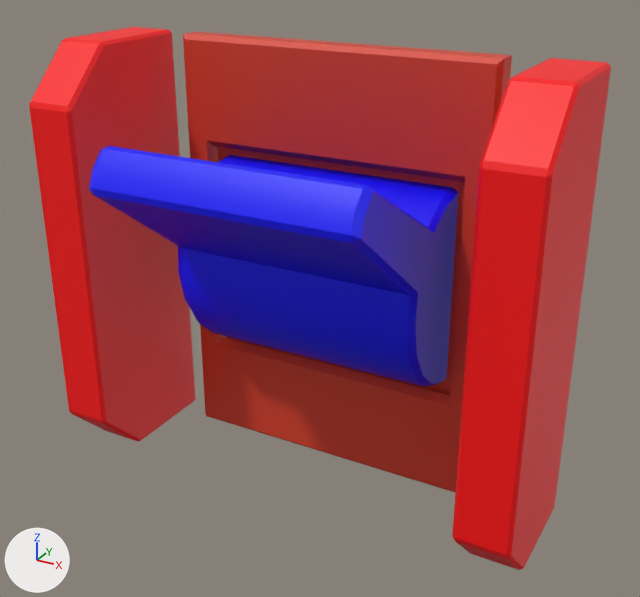
Before and after pictures for a commit that changed the COLLADA model data/models/cockpits/props/switch_generic.dae.
Both versions are drawn from a 50 mm lens placed at (0.0294, -0.0562, 0.0248), pointed at (0.0009, -0.0045, -0.0011). The lights are fixed; the arrows at lower left show +X, +Y and +Z. Where no turn or scale is listed for an object, it has been applied to the vertices. Vertices at the same position are counted once.

Script lines for the objects in view, before the commit:
```python
me_plane_001 = bpy.data.meshes.new('Plane.001')
me_plane_001.from_pydata(...)  # 88 vertices, 150 faces; spans x -0.0184..0.0184, y -0.0117..0.0, z -0.0163..0.0163
me_plane_001.materials.append(mat_default_cockpit)
me_plane_002 = bpy.data.meshes.new('Plane.002')
me_plane_002.from_pydata(...)  # 72 vertices, 134 faces; spans x -0.0096..0.0096, y -0.016..0.007, z -0.0075..0.0111
me_plane_002.materials.append(mat_default_cockpit)
ob_switchbase = bpy.data.objects.new('SwitchBase', me_plane_001)
ob_switchbase.location = (0.0, 0.0, 0.0)
ob_switchtoggle = bpy.data.objects.new('SwitchToggle', me_plane_002)
ob_switchtoggle.location = (0.0, 0.0, 0.0)
```
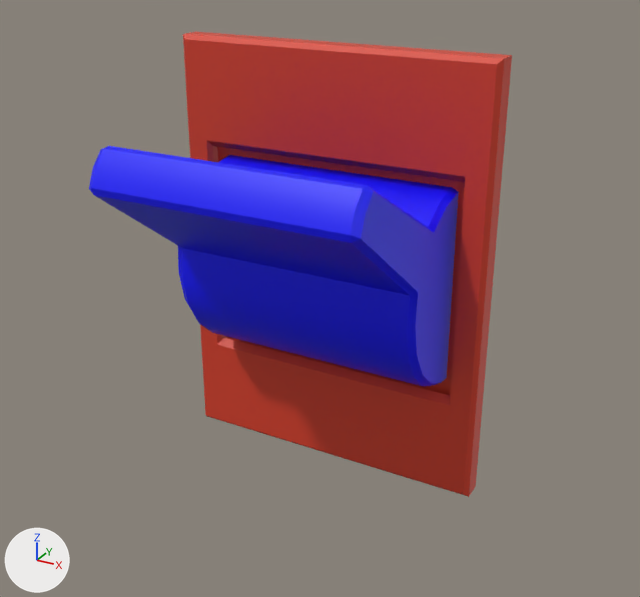
Boxes (x1, y1, x2, y2) around the edits, measured in the pictures (640 x 597 px):
'SwitchBase', reshaped (43% narrower, 14% shorter): before (29, 27, 611, 570); after (183, 32, 512, 497)
part 1 of me_plane_001, deleted (red): before (29, 27, 195, 441)
part 2 of me_plane_001, deleted (red): before (452, 58, 611, 570)

What the commit changed:
me_plane_001 has 88 vertices, 150 faces and spans x -0.0184..0.0184, y -0.0117..0.0, z -0.0163..0.0163.
me_plane_001 is used by ob_switchbase; location (0.0, 0.0, 0.0).
me_plane_001 part 1: the loose piece of 32 vertices spanning x -0.0184..-0.0145, y -0.0117..0.0, z -0.0163..0.0163 is deleted.
me_plane_001 part 2: the loose piece of 32 vertices spanning x 0.0145..0.0184, y -0.0117..0.0, z -0.0163..0.0163 is deleted.
